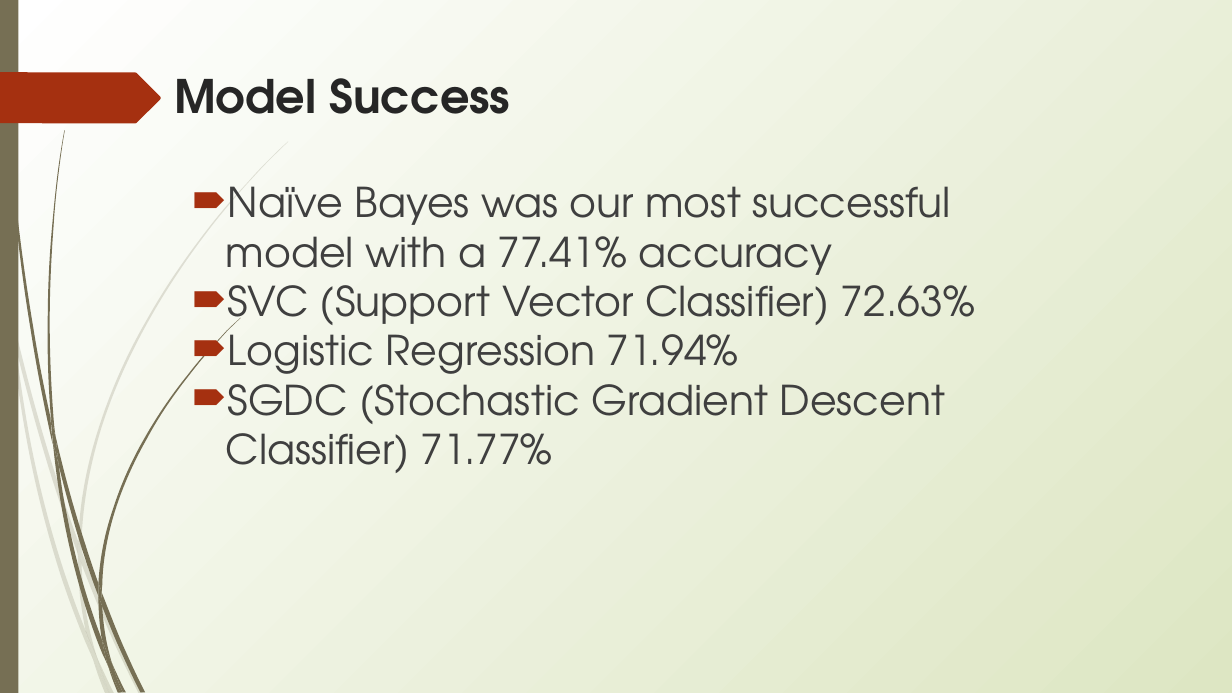
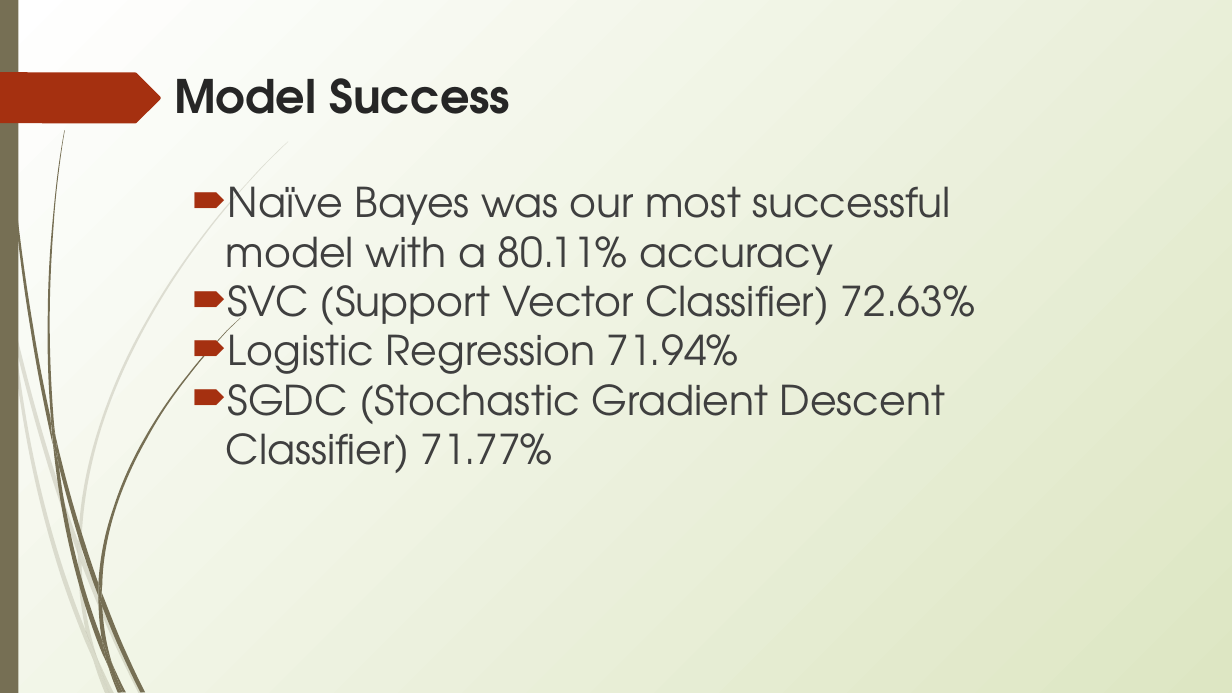
Before and after one commit to gpolavaram0/Twitter-Disaster-Analysis, a slide deck: slide 5 of Disaster_Tweets_Presentation.pptx. Drawn at 1232x693 pixels with LibreOffice and Linux fonts; fonts in the diff are those of the drawing. Boxes give left, top, right and bottom in pixels: in the first picture for what was removed or moved away, otherwise in the second. Text is boxed around its words. In the diff, an @@ line names an element or a change of style, - is before the commit and + after.

Commit message:
updated acc in presentation

```diff
--- a/Disaster_Tweets_Presentation.pptx
+++ b/Disaster_Tweets_Presentation.pptx
@@ text at [226, 186, 951, 286]: text changed @@
-🠶 Naïve Bayes was our most successful model with a 77.41% accuracy
+🠶 Naïve Bayes was our most successful model with a 80.11% accuracy
```
